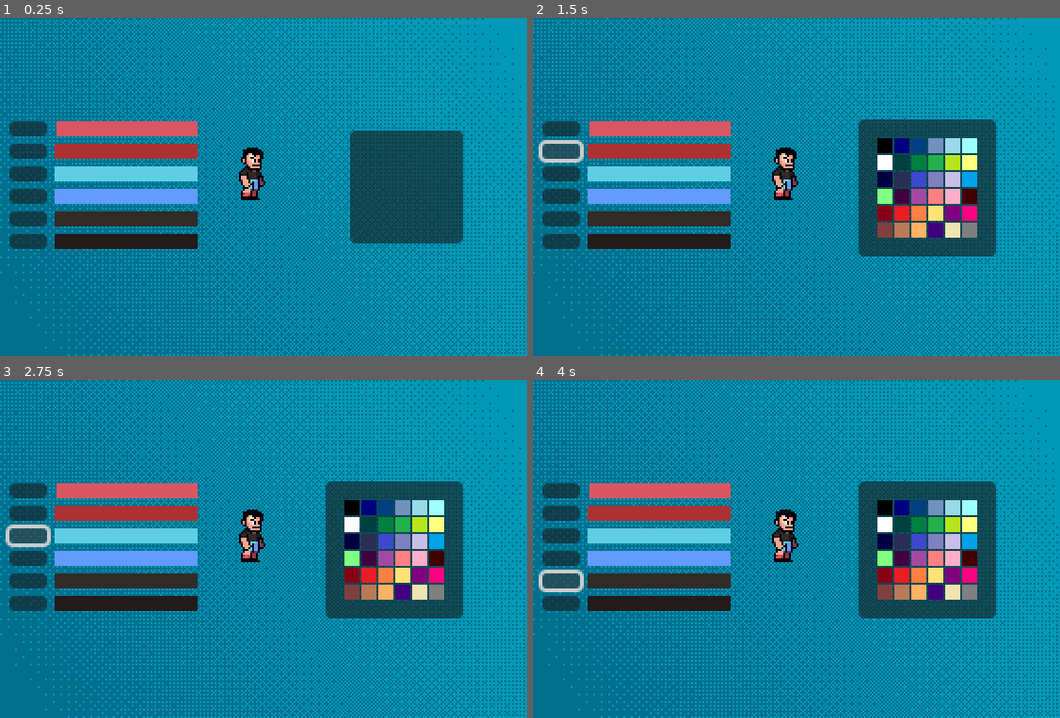
Above: before the commit, frames 1-4 (two rows, left to right).
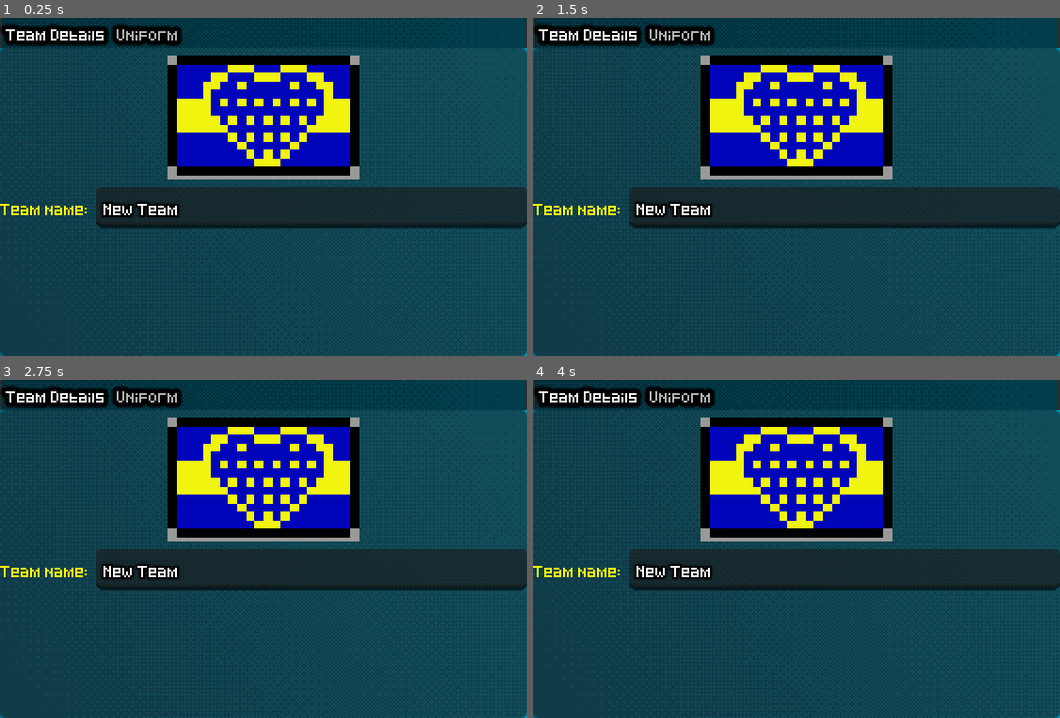
Above: after the commit, the same moments.

Repository: mFragaBA/soccer-game-tuto
Game: Godot game, scene res://scenes/Screens/team_builder/team_builder_edit_team_screen.tscn
Two runs of this game, one before a commit and one after it. Both use one fixed random seed, a clock stepped at 60 frames per second and the inputs below. This scene is started directly instead of the project's main scene.
Inputs (mouse positions are in pixels of both pictures, inside the frame that each line leads up to):
- Up to frame 1 (0.25 s): no input
- Up to frame 2 (1.5 s): click (559, 129) at 0.52 s; click (559, 149) at 1.27 s
- Up to frame 3 (2.75 s): click (26, 535) at 2.02 s
- Up to frame 4 (4 s): click (559, 559) at 2.77 s; click (559, 579) at 3.52 s

The runs differ from the first frame. In frame 1, 94% of the frame differs, in the area x 0-100%, y 0-100%; in frame 2, 94%; in frame 3, 94%; in frame 4, 94%.

Commit message:
add custom team persistance

Diff:
--- a/resources/game_theme.tres
+++ b/resources/game_theme.tres
@@ -1,8 +1,31 @@
-[gd_resource type="Theme" load_steps=2 format=3 uid="uid://bqmokhw3gxjki"]
+[gd_resource type="Theme" load_steps=4 format=3 uid="uid://bqmokhw3gxjki"]
 
 [ext_resource type="FontFile" uid="uid://do1i7xnd17d6s" path="res://assets/assets/fonts/Pixeled.ttf" id="1_wcf6u"]
+
+[sub_resource type="StyleBoxEmpty" id="StyleBoxEmpty_ffvcv"]
+content_margin_left = 3.0
+content_margin_top = 1.0
+content_margin_right = 3.0
+content_margin_bottom = 1.0
+
+[sub_resource type="StyleBoxFlat" id="StyleBoxFlat_aboqg"]
+content_margin_left = 10.0
+content_margin_top = 4.0
+content_margin_right = 10.0
+content_margin_bottom = 4.0
+bg_color = Color(0, 0, 0, 0.6)
+border_width_left = 1
+border_width_right = 1
+border_color = Color(0.175, 0.175, 0.175, 1)
+corner_detail = 1
 
 [resource]
 Label/colors/font_color = Color(1, 1, 0, 1)
 Label/font_sizes/font_size = 5
 Label/fonts/font = ExtResource("1_wcf6u")
+TabContainer/styles/tab_disabled = SubResource("StyleBoxEmpty_ffvcv")
+TabContainer/styles/tab_focus = SubResource("StyleBoxEmpty_ffvcv")
+TabContainer/styles/tab_hovered = SubResource("StyleBoxEmpty_ffvcv")
+TabContainer/styles/tab_selected = SubResource("StyleBoxEmpty_ffvcv")
+TabContainer/styles/tab_unselected = SubResource("StyleBoxEmpty_ffvcv")
+TabContainer/styles/tabbar_background = SubResource("StyleBoxFlat_aboqg")
--- a/resources/team_resource.gd
+++ b/resources/team_resource.gd
@@ -5,6 +5,7 @@
 @export var players : Array[PlayerResource]
 @export var palette : ImageTexture
 @export var palette_colors : Array[Color]
+@export var team_flag : ImageTexture
 
 func _init(team_name: String = "New Team", team_players: Array[PlayerResource] = [], team_palette: Array[Color] = DataLoader.DEFAULT_PALETTE) -> void:
 	name = team_name
--- a/scenes/Screens/screen_data.gd
+++ b/scenes/Screens/screen_data.gd
@@ -1,3 +1,4 @@
 class_name ScreenData
 
 var tournament : Tournament = null
+var edit_team : TeamResource = null
--- a/scenes/Screens/team_builder/color_picker_resizer.gd
+++ b/scenes/Screens/team_builder/color_picker_resizer.gd
@@ -1,7 +1,7 @@
 class_name ColorPickerBtn
 extends Button
 
-@onready var edit_team_screen : TeamBuilderEditTeamScreen = $"../../../../.."
+@onready var edit_team_screen : TeamBuilderEditTeamScreen = $"../../../../../.."
 @onready var selector_panel_containers : Node = %SelectorPanelContainers
 @export var color_rect : ColorRect
 @export var color_selector : ColorSelector
--- a/scenes/Screens/team_builder/team_builder_edit_team_screen.gd
+++ b/scenes/Screens/team_builder/team_builder_edit_team_screen.gd
@@ -3,16 +3,29 @@
 
 @onready var sample_sprite = %SampleSprite
 @onready var color_pickers = [%Color1, %Color2, %Color3, %Color4, %Color5, %Color6]
+@onready var team_flag = %TeamFlag
+@onready var team_name_field = %TeamNameField
 
 var team : TeamResource = null
 
 func _ready() -> void:
-	team = TeamResource.new()
+	team = screen_data.edit_team if screen_data != null and screen_data.edit_team != null else TeamResource.new()
 
+	# Team Details Tab
+	team_name_field.text = team.name
+	team_name_field.text_changed.connect(update_team_name)
+	#team_flag.texture = team.team_flag
+
+	# Uniform Tab
 	for i in range(color_pickers.size()):
 		color_pickers[i].init(team.palette_colors[i])
 
 	update_sample_sprite()
+
+func _process(_delta: float) -> void:
+	if KeyUtils.is_action_just_pressed(Player.ControlScheme.P1, KeyUtils.Action.PASS):
+		save_team_resource()
+		SoundPlayer.play(SoundPlayer.Sound.UI_SELECT)
 
 func update_sample_sprite() -> void:
 	sample_sprite.material.set_shader_parameter("team_palette", team.palette)
@@ -25,3 +38,11 @@
 
 	team.update_palette(colors)
 	update_sample_sprite()
+
+func update_team_name(new_name: String) -> void:
+	team.name = new_name
+
+func save_team_resource() -> void:
+	var error: Error = ResourceSaver.save(team, "user://saved_teams/" + team.name + ".res")
+	#Print for logging errors, should say "OK" if none happened
+	print( error_string(error) )
--- a/scenes/Screens/team_builder/team_builder_edit_team_screen.tscn
+++ b/scenes/Screens/team_builder/team_builder_edit_team_screen.tscn
@@ -1,12 +1,19 @@
-[gd_scene load_steps=9 format=3 uid="uid://dqp4606s37llg"]
+[gd_scene load_steps=11 format=3 uid="uid://dqp4606s37llg"]
 
 [ext_resource type="Script" path="res://scenes/Screens/team_builder/team_builder_edit_team_screen.gd" id="1_or2yt"]
 [ext_resource type="Texture2D" uid="uid://dux71cjewsp07" path="res://assets/assets/art/ui/teamselection/team-selection-background.png" id="2_v2wqo"]
+[ext_resource type="Texture2D" uid="uid://m018p12631aw" path="res://assets/assets/art/ui/flags/flag-boca.png" id="3_2kdwc"]
 [ext_resource type="Texture2D" uid="uid://d3mss88mrtxwf" path="res://assets/assets/art/characters/soccer-player.png" id="3_76u6f"]
 [ext_resource type="Shader" path="res://shaders/replace_color.gdshader" id="3_yyy6m"]
 [ext_resource type="Texture2D" uid="uid://bb1wuhjx5aklv" path="res://assets/assets/art/palettes/skin-colors-palette.png" id="4_jhjwa"]
 [ext_resource type="Script" path="res://scenes/Screens/team_builder/color_picker_resizer.gd" id="5_dv7bu"]
 [ext_resource type="PackedScene" uid="uid://cp86j162i83gd" path="res://scenes/UI/color_selector.tscn" id="7_uax01"]
+
+[sub_resource type="StyleBoxFlat" id="StyleBoxFlat_dpkxv"]
+content_margin_left = 0.0
+content_margin_top = 0.0
+content_margin_right = 0.0
+content_margin_bottom = 0.0
 
 [sub_resource type="ShaderMaterial" id="ShaderMaterial_43nvb"]
 resource_local_to_scene = true
@@ -18,21 +25,94 @@
 [node name="TeamBuilderEditTeamScreen" type="Node"]
 script = ExtResource("1_or2yt")
 
-[node name="Control" type="Control" parent="."]
-layout_mode = 3
+[node name="Background" type="TextureRect" parent="."]
 anchors_preset = 15
 anchor_right = 1.0
 anchor_bottom = 1.0
 grow_horizontal = 2
 grow_vertical = 2
-
-[node name="Background" type="TextureRect" parent="Control"]
-layout_mode = 0
-offset_right = 280.0
-offset_bottom = 180.0
 texture = ExtResource("2_v2wqo")
 
-[node name="HBoxContainer" type="HBoxContainer" parent="Control"]
+[node name="TabContainer" type="TabContainer" parent="."]
+anchors_preset = 15
+anchor_right = 1.0
+anchor_bottom = 1.0
+grow_horizontal = 2
+grow_vertical = 2
+theme_override_constants/outline_size = 10
+theme_override_constants/side_margin = 0
+theme_override_font_sizes/font_size = 5
+current_tab = 0
+
+[node name="Team Details" type="Control" parent="TabContainer"]
+layout_mode = 2
+metadata/_tab_index = 0
+
+[node name="VBoxContainer" type="VBoxContainer" parent="TabContainer/Team Details"]
+layout_mode = 1
+anchors_preset = 15
+anchor_right = 1.0
+anchor_bottom = 1.0
+grow_horizontal = 2
+grow_vertical = 2
+
+[node name="Padding" type="Control" parent="TabContainer/Team Details/VBoxContainer"]
+layout_mode = 2
+
+[node name="PanelContainer" type="PanelContainer" parent="TabContainer/Team Details/VBoxContainer"]
+custom_minimum_size = Vector2(102, 66)
+layout_mode = 2
+size_flags_horizontal = 4
+size_flags_vertical = 4
+theme_override_styles/panel = SubResource("StyleBoxFlat_dpkxv")
+
+[node name="TeamFlag" type="TextureRect" parent="TabContainer/Team Details/VBoxContainer/PanelContainer"]
+unique_name_in_owner = true
+layout_mode = 2
+texture = ExtResource("3_2kdwc")
+stretch_mode = 4
+
+[node name="HBoxContainer" type="HBoxContainer" parent="TabContainer/Team Details/VBoxContainer"]
+layout_mode = 2
+
+[node name="VBoxContainer" type="VBoxContainer" parent="TabContainer/Team Details/VBoxContainer/HBoxContainer"]
+layout_mode = 2
+
+[node name="Padding" type="Control" parent="TabContainer/Team Details/VBoxContainer/HBoxContainer/VBoxContainer"]
+layout_mode = 2
+
+[node name="TeamName" type="Label" parent="TabContainer/Team Details/VBoxContainer/HBoxContainer/VBoxContainer"]
+layout_mode = 2
+text = "Team name:"
+
+[node name="VBoxContainer2" type="VBoxContainer" parent="TabContainer/Team Details/VBoxContainer/HBoxContainer"]
+custom_minimum_size = Vector2(0, 10)
+layout_mode = 2
+size_flags_horizontal = 3
+
+[node name="TeamNameField" type="LineEdit" parent="TabContainer/Team Details/VBoxContainer/HBoxContainer/VBoxContainer2"]
+unique_name_in_owner = true
+custom_minimum_size = Vector2(0, 10)
+layout_mode = 2
+size_flags_vertical = 4
+theme_override_colors/selection_color = Color(1, 1, 1, 1)
+theme_override_colors/caret_color = Color(1, 1, 1, 1)
+theme_override_colors/font_placeholder_color = Color(1, 1, 1, 1)
+theme_override_colors/font_outline_color = Color(0, 0, 0, 1)
+theme_override_colors/font_selected_color = Color(1, 1, 1, 1)
+theme_override_colors/font_color = Color(1, 1, 1, 1)
+theme_override_constants/outline_size = 5
+theme_override_font_sizes/font_size = 5
+text = "Boca"
+caret_blink = true
+caret_blink_interval = 1.2
+
+[node name="Uniform" type="Control" parent="TabContainer"]
+visible = false
+layout_mode = 2
+metadata/_tab_index = 1
+
+[node name="HBoxContainer" type="HBoxContainer" parent="TabContainer/Uniform"]
 layout_mode = 1
 anchors_preset = 4
 anchor_top = 0.5
@@ -43,18 +123,18 @@
 offset_bottom = 35.0
 grow_vertical = 2
 
-[node name="Control" type="Control" parent="Control/HBoxContainer"]
-layout_mode = 2
-
-[node name="TeamColorsContainer" type="VBoxContainer" parent="Control/HBoxContainer"]
+[node name="Control" type="Control" parent="TabContainer/Uniform/HBoxContainer"]
+layout_mode = 2
+
+[node name="TeamColorsContainer" type="VBoxContainer" parent="TabContainer/Uniform/HBoxContainer"]
 custom_minimum_size = Vector2(100, 70)
 layout_mode = 2
 
-[node name="HBoxContainer" type="HBoxContainer" parent="Control/HBoxContainer/TeamColorsContainer"]
+[node name="HBoxContainer" type="HBoxContainer" parent="TabContainer/Uniform/HBoxContainer/TeamColorsContainer"]
 layout_mode = 2
 theme_override_constants/separation = 5
 
-[node name="Color1" type="Button" parent="Control/HBoxContainer/TeamColorsContainer/HBoxContainer" node_paths=PackedStringArray("color_rect", "color_selector")]
+[node name="Color1" type="Button" parent="TabContainer/Uniform/HBoxContainer/TeamColorsContainer/HBoxContainer" node_paths=PackedStringArray("color_rect", "color_selector")]
 unique_name_in_owner = true
 custom_minimum_size = Vector2(20, 8)
 layout_mode = 2
@@ -64,14 +144,14 @@
 color_rect = NodePath("../ColorRect")
 color_selector = NodePath("../../../../SelectorPanelContainers/ColorSelector/ColorSelector")
 
-[node name="ColorRect" type="ColorRect" parent="Control/HBoxContainer/TeamColorsContainer/HBoxContainer"]
-layout_mode = 2
-size_flags_horizontal = 3
-
-[node name="HBoxContainer2" type="HBoxContainer" parent="Control/HBoxContainer/TeamColorsContainer"]
-layout_mode = 2
-
-[node name="Color2" type="Button" parent="Control/HBoxContainer/TeamColorsContainer/HBoxContainer2" node_paths=PackedStringArray("color_rect", "color_selector")]
+[node name="ColorRect" type="ColorRect" parent="TabContainer/Uniform/HBoxContainer/TeamColorsContainer/HBoxContainer"]
+layout_mode = 2
+size_flags_horizontal = 3
+
+[node name="HBoxContainer2" type="HBoxContainer" parent="TabContainer/Uniform/HBoxContainer/TeamColorsContainer"]
+layout_mode = 2
+
+[node name="Color2" type="Button" parent="TabContainer/Uniform/HBoxContainer/TeamColorsContainer/HBoxContainer2" node_paths=PackedStringArray("color_rect", "color_selector")]
 unique_name_in_owner = true
 custom_minimum_size = Vector2(20, 8)
 layout_mode = 2
@@ -81,14 +161,14 @@
 color_rect = NodePath("../ColorRect")
 color_selector = NodePath("../../../../SelectorPanelContainers/ColorSelector2/ColorSelector")
 
-[node name="ColorRect" type="ColorRect" parent="Control/HBoxContainer/TeamColorsContainer/HBoxContainer2"]
-layout_mode = 2
-size_flags_horizontal = 3
-
-[node name="HBoxContainer3" type="HBoxContainer" parent="Control/HBoxContainer/TeamColorsContainer"]
-layout_mode = 2
-
-[node name="Color3" type="Button" parent="Control/HBoxContainer/TeamColorsContainer/HBoxContainer3" node_paths=PackedStringArray("color_rect", "color_selector")]
+[node name="ColorRect" type="ColorRect" parent="TabContainer/Uniform/HBoxContainer/TeamColorsContainer/HBoxContainer2"]
+layout_mode = 2
+size_flags_horizontal = 3
+
+[node name="HBoxContainer3" type="HBoxContainer" parent="TabContainer/Uniform/HBoxContainer/TeamColorsContainer"]
+layout_mode = 2
+
+[node name="Color3" type="Button" parent="TabContainer/Uniform/HBoxContainer/TeamColorsContainer/HBoxContainer3" node_paths=PackedStringArray("color_rect", "color_selector")]
 unique_name_in_owner = true
 custom_minimum_size = Vector2(20, 8)
 layout_mode = 2
@@ -98,14 +178,14 @@
 color_rect = NodePath("../ColorRect")
 color_selector = NodePath("../../../../SelectorPanelContainers/ColorSelector3/ColorSelector")
 
-[node name="ColorRect" type="ColorRect" parent="Control/HBoxContainer/TeamColorsContainer/HBoxContainer3"]
-layout_mode = 2
-size_flags_horizontal = 3
-
-[node name="HBoxContainer4" type="HBoxContainer" parent="Control/HBoxContainer/TeamColorsContainer"]
-layout_mode = 2
-
-[node name="Color4" type="Button" parent="Control/HBoxContainer/TeamColorsContainer/HBoxContainer4" node_paths=PackedStringArray("color_rect", "color_selector")]
+[node name="ColorRect" type="ColorRect" parent="TabContainer/Uniform/HBoxContainer/TeamColorsContainer/HBoxContainer3"]
+layout_mode = 2
+size_flags_horizontal = 3
+
+[node name="HBoxContainer4" type="HBoxContainer" parent="TabContainer/Uniform/HBoxContainer/TeamColorsContainer"]
+layout_mode = 2
+
+[node name="Color4" type="Button" parent="TabContainer/Uniform/HBoxContainer/TeamColorsContainer/HBoxContainer4" node_paths=PackedStringArray("color_rect", "color_selector")]
 unique_name_in_owner = true
 custom_minimum_size = Vector2(20, 8)
 layout_mode = 2
@@ -115,14 +195,14 @@
 color_rect = NodePath("../ColorRect")
 color_selector = NodePath("../../../../SelectorPanelContainers/ColorSelector4/ColorSelector")
 
-[node name="ColorRect" type="ColorRect" parent="Control/HBoxContainer/TeamColorsContainer/HBoxContainer4"]
-layout_mode = 2
-size_flags_horizontal = 3
-
-[node name="HBoxContainer5" type="HBoxContainer" parent="Control/HBoxContainer/TeamColorsContainer"]
-layout_mode = 2
-
-[node name="Color5" type="Button" parent="Control/HBoxContainer/TeamColorsContainer/HBoxContainer5" node_paths=PackedStringArray("color_rect", "color_selector")]
+[node name="ColorRect" type="ColorRect" parent="TabContainer/Uniform/HBoxContainer/TeamColorsContainer/HBoxContainer4"]
+layout_mode = 2
+size_flags_horizontal = 3
+
+[node name="HBoxContainer5" type="HBoxContainer" parent="TabContainer/Uniform/HBoxContainer/TeamColorsContainer"]
+layout_mode = 2
+
+[node name="Color5" type="Button" parent="TabContainer/Uniform/HBoxContainer/TeamColorsContainer/HBoxContainer5" node_paths=PackedStringArray("color_rect", "color_selector")]
 unique_name_in_owner = true
 custom_minimum_size = Vector2(20, 8)
 layout_mode = 2
@@ -132,14 +212,14 @@
 color_rect = NodePath("../ColorRect")
 color_selector = NodePath("../../../../SelectorPanelContainers/ColorSelector5/ColorSelector")
 
-[node name="ColorRect" type="ColorRect" parent="Control/HBoxContainer/TeamColorsContainer/HBoxContainer5"]
-layout_mode = 2
-size_flags_horizontal = 3
-
-[node name="HBoxContainer6" type="HBoxContainer" parent="Control/HBoxContainer/TeamColorsContainer"]
-layout_mode = 2
-
-[node name="Color6" type="Button" parent="Control/HBoxContainer/TeamColorsContainer/HBoxContainer6" node_paths=PackedStringArray("color_rect", "color_selector")]
+[node name="ColorRect" type="ColorRect" parent="TabContainer/Uniform/HBoxContainer/TeamColorsContainer/HBoxContainer5"]
+layout_mode = 2
+size_flags_horizontal = 3
+
+[node name="HBoxContainer6" type="HBoxContainer" parent="TabContainer/Uniform/HBoxContainer/TeamColorsContainer"]
+layout_mode = 2
+
+[node name="Color6" type="Button" parent="TabContainer/Uniform/HBoxContainer/TeamColorsContainer/HBoxContainer6" node_paths=PackedStringArray("color_rect", "color_selector")]
 unique_name_in_owner = true
 custom_minimum_size = Vector2(20, 8)
 layout_mode = 2
@@ -149,12 +229,13 @@
 color_rect = NodePath("../ColorRect")
 color_selector = NodePath("../../../../SelectorPanelContainers/ColorSelector6/ColorSelector")
 
-[node name="ColorRect" type="ColorRect" parent="Control/HBoxContainer/TeamColorsContainer/HBoxContainer6"]
-layout_mode = 2
-size_flags_horizontal = 3
-
-[node name="SelectorPanelContainers" type="PanelContainer" parent="Control"]
-unique_name_in_owner = true
+[node name="ColorRect" type="ColorRect" parent="TabContainer/Uniform/HBoxContainer/TeamColorsContainer/HBoxContainer6"]
+layout_mode = 2
+size_flags_horizontal = 3
+
+[node name="SelectorPanelContainers" type="PanelContainer" parent="TabContainer/Uniform"]
+unique_name_in_owner = true
+visible = false
 layout_mode = 1
 anchors_preset = -1
 anchor_left = 0.88
@@ -167,31 +248,31 @@
 grow_horizontal = 0
 grow_vertical = 2
 
-[node name="ColorSelector" parent="Control/SelectorPanelContainers" instance=ExtResource("7_uax01")]
-visible = false
-layout_mode = 2
-
-[node name="ColorSelector2" parent="Control/SelectorPanelContainers" instance=ExtResource("7_uax01")]
-visible = false
-layout_mode = 2
-
-[node name="ColorSelector3" parent="Control/SelectorPanelContainers" instance=ExtResource("7_uax01")]
-visible = false
-layout_mode = 2
-
-[node name="ColorSelector4" parent="Control/SelectorPanelContainers" instance=ExtResource("7_uax01")]
-visible = false
-layout_mode = 2
-
-[node name="ColorSelector5" parent="Control/SelectorPanelContainers" instance=ExtResource("7_uax01")]
-visible = false
-layout_mode = 2
-
-[node name="ColorSelector6" parent="Control/SelectorPanelContainers" instance=ExtResource("7_uax01")]
-visible = false
-layout_mode = 2
-
-[node name="SampleSprite" type="Sprite2D" parent="Control"]
+[node name="ColorSelector" parent="TabContainer/Uniform/SelectorPanelContainers" instance=ExtResource("7_uax01")]
+visible = false
+layout_mode = 2
+
+[node name="ColorSelector2" parent="TabContainer/Uniform/SelectorPanelContainers" instance=ExtResource("7_uax01")]
+visible = false
+layout_mode = 2
+
+[node name="ColorSelector3" parent="TabContainer/Uniform/SelectorPanelContainers" instance=ExtResource("7_uax01")]
+visible = false
+layout_mode = 2
+
+[node name="ColorSelector4" parent="TabContainer/Uniform/SelectorPanelContainers" instance=ExtResource("7_uax01")]
+visible = false
+layout_mode = 2
+
+[node name="ColorSelector5" parent="TabContainer/Uniform/SelectorPanelContainers" instance=ExtResource("7_uax01")]
+visible = false
+layout_mode = 2
+
+[node name="ColorSelector6" parent="TabContainer/Uniform/SelectorPanelContainers" instance=ExtResource("7_uax01")]
+visible = false
+layout_mode = 2
+
+[node name="SampleSprite" type="Sprite2D" parent="TabContainer/Uniform"]
 unique_name_in_owner = true
 material = SubResource("ShaderMaterial_43nvb")
 position = Vector2(118, 65)
@@ -200,9 +281,9 @@
 hframes = 6
 vframes = 13
 
-[editable path="Control/SelectorPanelContainers/ColorSelector"]
-[editable path="Control/SelectorPanelContainers/ColorSelector2"]
-[editable path="Control/SelectorPanelContainers/ColorSelector3"]
-[editable path="Control/SelectorPanelContainers/ColorSelector4"]
-[editable path="Control/SelectorPanelContainers/ColorSelector5"]
-[editable path="Control/SelectorPanelContainers/ColorSelector6"]
+[editable path="TabContainer/Uniform/SelectorPanelContainers/ColorSelector"]
+[editable path="TabContainer/Uniform/SelectorPanelContainers/ColorSelector2"]
+[editable path="TabContainer/Uniform/SelectorPanelContainers/ColorSelector3"]
+[editable path="TabContainer/Uniform/SelectorPanelContainers/ColorSelector4"]
+[editable path="TabContainer/Uniform/SelectorPanelContainers/ColorSelector5"]
+[editable path="TabContainer/Uniform/SelectorPanelContainers/ColorSelector6"]
--- a/utils/data_loader.gd
+++ b/utils/data_loader.gd
@@ -56,6 +56,12 @@
 
 		assert(players.size() == 6)
 
+	# For each team saved as a resource load it
+	for path in get_all_file_paths("user://saved_teams"):
+		var team : TeamResource = ResourceLoader.load(path)
+		countries.append(team.name)
+		squads.get_or_add(team.name, team)
+
 	json_file.close()
 
 func get_squad(country: String) -> TeamResource:
@@ -64,3 +70,22 @@
 
 func get_countries() -> Array[String]:
 	return countries
+
+func get_all_file_paths(path: String) -> Array[String]:
+		var file_paths: Array[String] = []
+		var dir = DirAccess.open(path)
+
+		if !dir:
+			DirAccess.make_dir_recursive_absolute(path)
+			dir = DirAccess.open(path)
+
+		dir.list_dir_begin()
+		var file_name = dir.get_next()
+		while file_name != "":
+			var file_path = path + "/" + file_name
+			if dir.current_is_dir():
+				file_paths += get_all_file_paths(file_path)
+			else:
+				file_paths.append(file_path)
+			file_name = dir.get_next()
+		return file_paths
Not shown, added: Makefile
